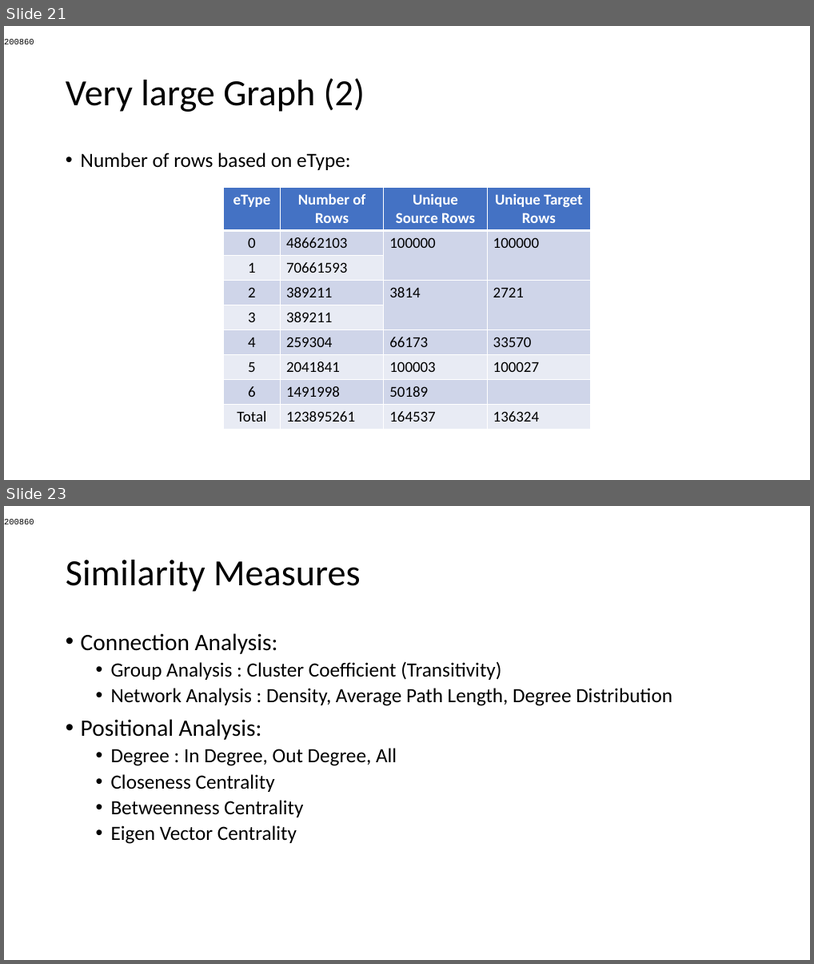
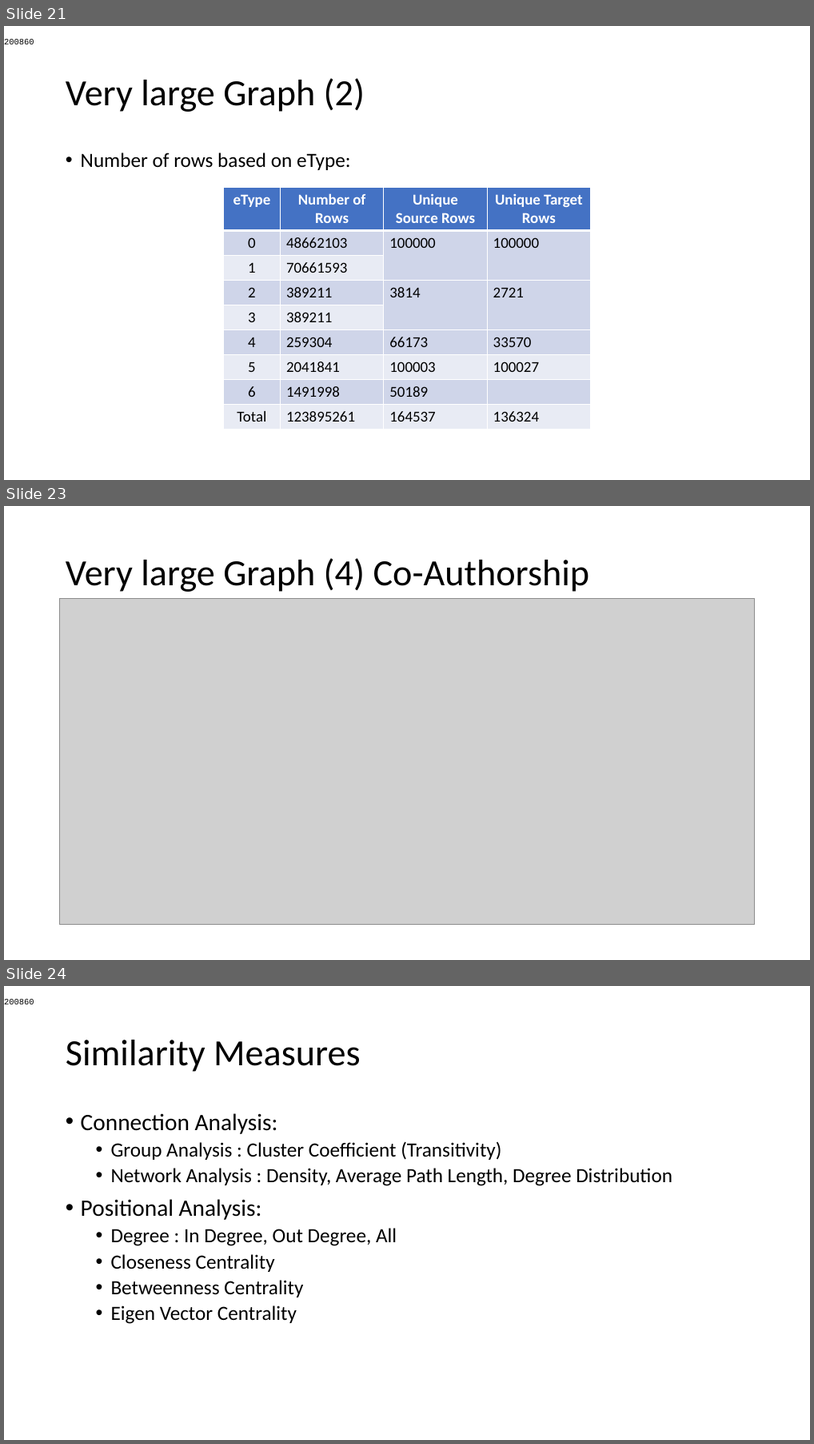
Before and after one commit to AtrayeeNeog/Visualization_2019-20, a slide deck: Documentation/Presentation/Project_Presentation_v2.pptx. Shown one above the other, each under a label of ours: slides 21 and 23 before the commit, slides 21, 23 and 24 after it; the slides between them are not shown. The pictures are 814x964 and 814x1444 pixels, drawn with LibreOffice and Linux fonts; fonts in the diff are those of the drawing; grey boxes stand for pictures. Boxes give left, top, right and bottom in pixels: in the first picture for what was removed or moved away, otherwise in the second. Text is boxed around its words. In the diff, an @@ line names an element or a change of style, - is before the commit and + after.

```diff
--- a/Documentation/Presentation/Project_Presentation_v2.pptx
+++ b/Documentation/Presentation/Project_Presentation_v2.pptx
@@ slide 23 added at <box>4,506,810,960</box>, background #FFFFFF @@
@@ title added at <box>66,558,590,592</box>, 44 pt, text #000000 @@
+Very large Graph (4) Co-Authorship
@@ picture added at <box>60,599,755,924</box> @@
@@ what was slide 23 is now slide 24 @@
```
Also in this commit, not shown: 1 slide changed, 9 other slides added.
